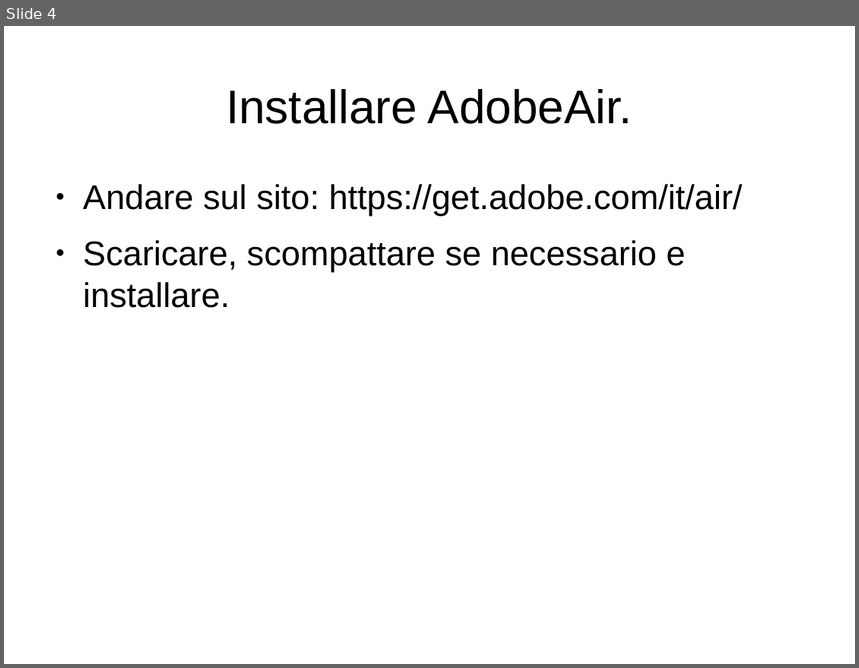
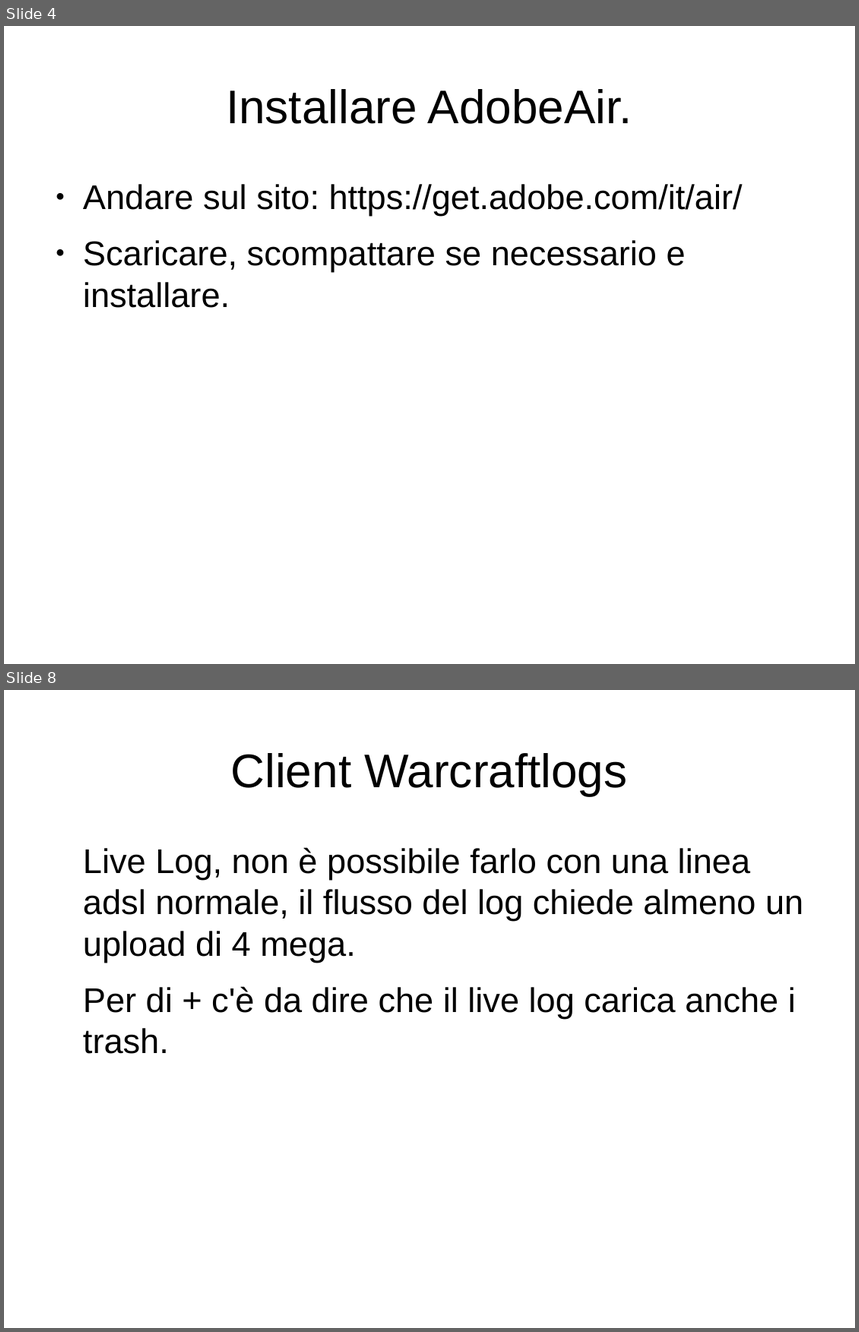
Before and after one commit to sasshaa/Documenti-della-gilda, a slide deck: caricare i log/caricare i log.odp. Shown one above the other, each under a label of ours: slide 4 before the commit, slides 4 and 8 after it; the slides between them are not shown. The pictures are 859x668 and 859x1332 pixels, drawn with LibreOffice and Linux fonts; fonts in the diff are those of the drawing. Boxes give left, top, right and bottom in pixels: in the first picture for what was removed or moved away, otherwise in the second. Text is boxed around its words. In the diff, an @@ line names an element or a change of style, - is before the commit and + after.

Commit message:
finita la guida per caricare i log

```diff
--- a/caricare i log/caricare i log.odp
+++ b/caricare i log/caricare i log.odp
@@ slide 8 added at box(4, 690, 855, 1328), background #FFFFFF @@
@@ title added at box(231, 753, 627, 796), 44 pt, text #000000 @@
+Client Warcraftlogs
@@ text added at box(83, 847, 804, 1054), 32 pt, text #000000 @@
+Live Log, non è possibile farlo con una linea adsl normale, il flusso del log chiede almeno un upload di 4 mega.
+Per di + c'è da dire che il live log carica anche i trash.
```
Also in this commit, not shown: 1 slide changed, 4 other slides added, 1 slide removed, 1 other file.
